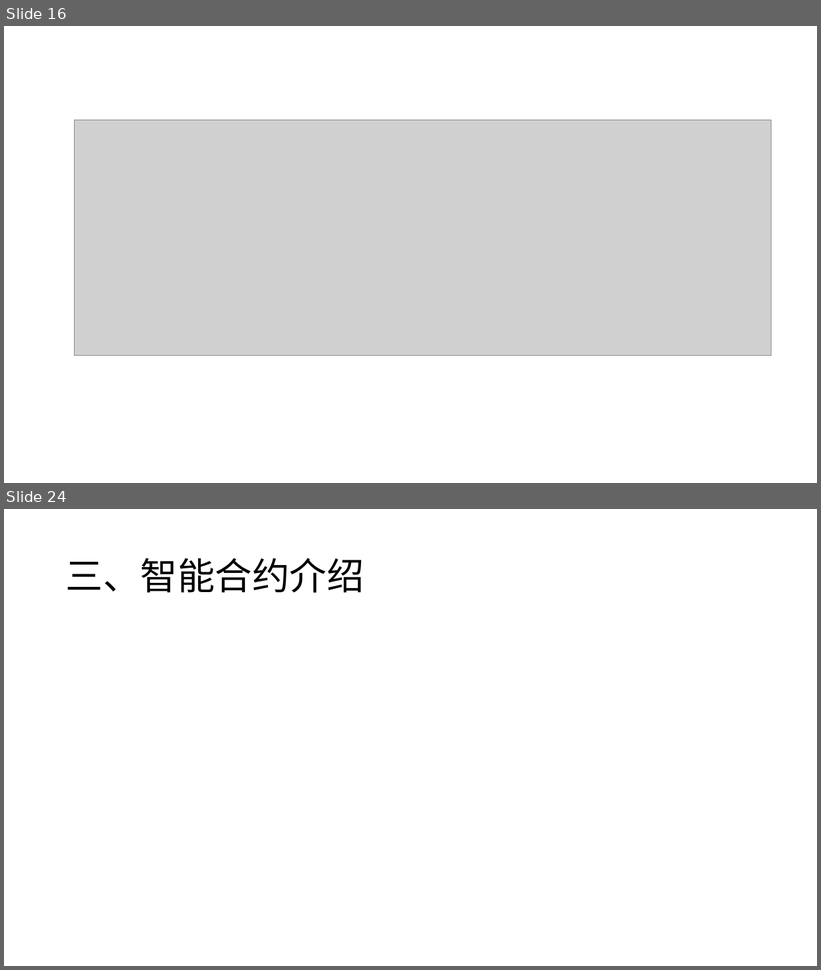
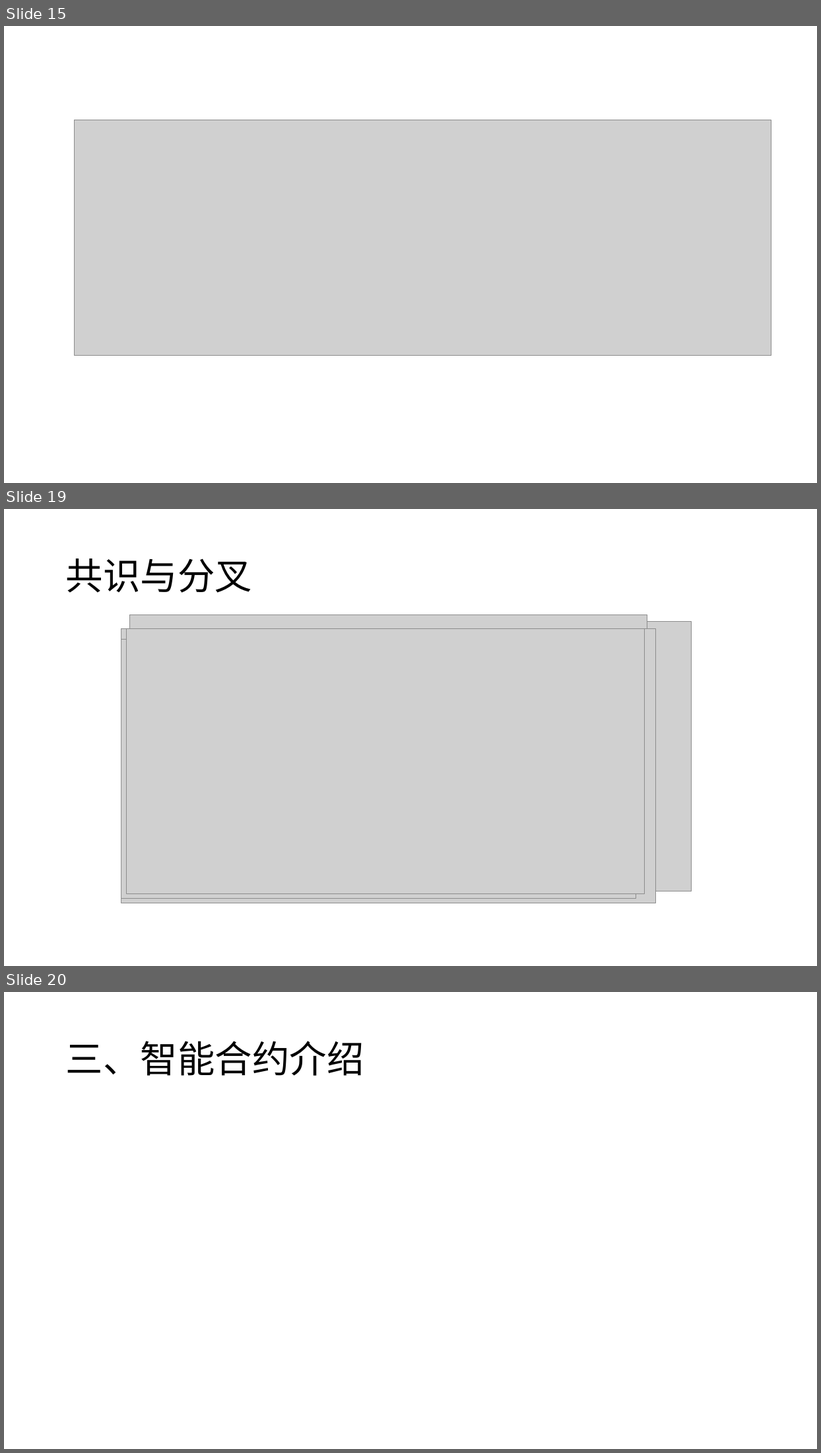
Before and after one commit to tdmm/blockchainppt, a slide deck: blockchain_intrduce.pptx. Shown one above the other, each under a label of ours: slides 16 and 24 before the commit, slides 15, 19 and 20 after it; the slides between them are not shown. The pictures are 821x970 and 821x1453 pixels, drawn with LibreOffice and Linux fonts; fonts in the diff are those of the drawing; grey boxes stand for pictures. Boxes give left, top, right and bottom in pixels: in the first picture for what was removed or moved away, otherwise in the second. Text is boxed around its words. In the diff, an @@ line names an element or a change of style, - is before the commit and + after.

```diff
--- a/blockchain_intrduce.pptx
+++ b/blockchain_intrduce.pptx
@@ slide 19 added at [4,509,817,966], background #FFFFFF @@
@@ title added at [66,559,252,593], 44 pt, text #000000 @@
+共识与分叉
@@ picture added at [129,622,692,892] @@
@@ picture added at [129,615,648,891] @@
@@ picture added at [121,628,656,903] @@
@@ picture added at [121,640,636,899] @@
@@ picture added at [127,628,644,894] @@
@@ what was slide 16 is now slide 15 @@
@@ what was slide 24 is now slide 20 @@
```
Also in this commit, not shown: 7 slides changed, 10 other slides added, 11 slides removed.
